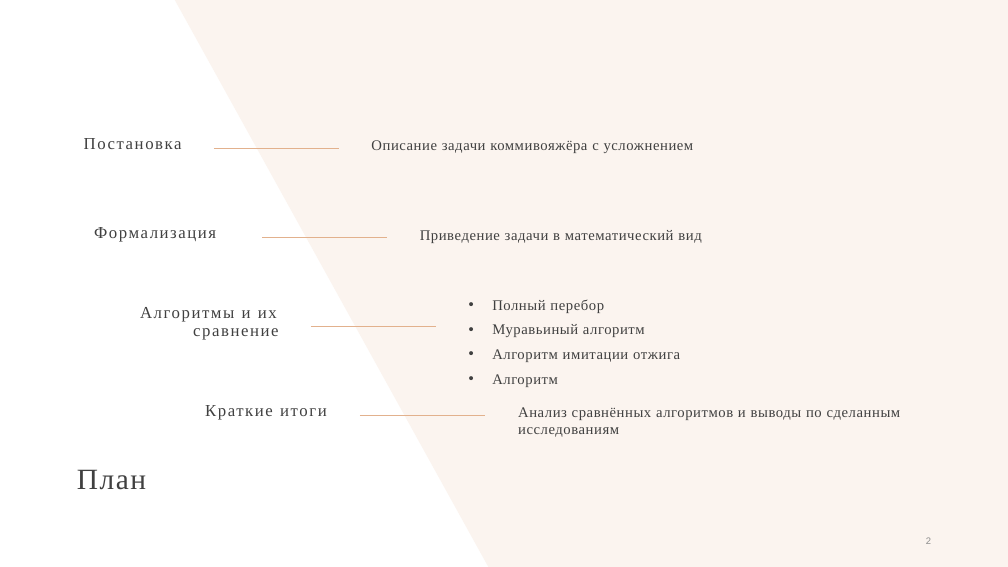
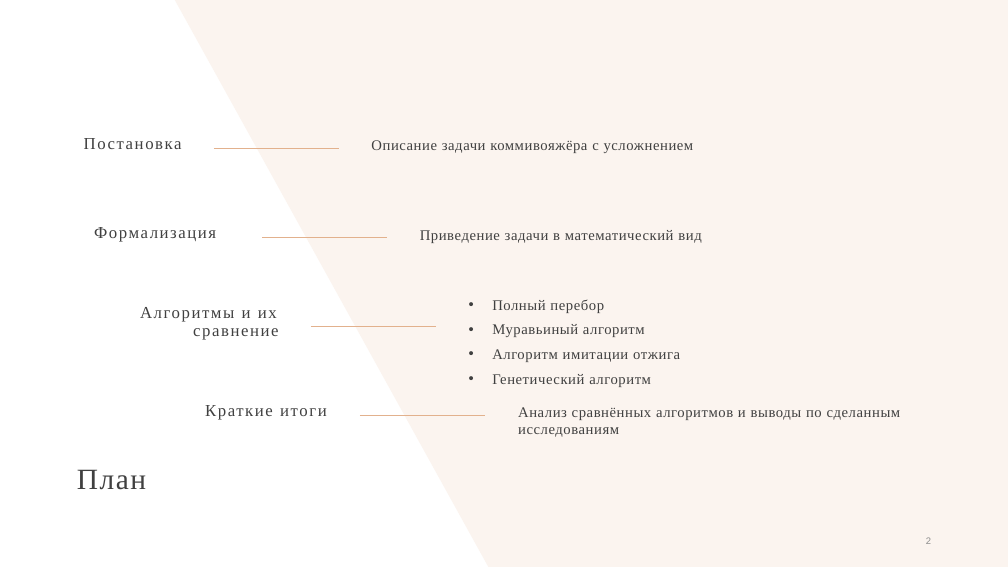
Before and after one commit to IMZolin/Opt-methods-coursework, a slide deck: slide 2 of Gvozdev_Zolin_Khlamkin.pptx. Drawn at 1008x567 pixels with LibreOffice and Linux fonts; fonts in the diff are those of the drawing. Boxes give left, top, right and bottom in pixels: in the first picture for what was removed or moved away, otherwise in the second. Text is boxed around its words. In the diff, an @@ line names an element or a change of style, - is before the commit and + after.

```diff
--- a/Gvozdev_Zolin_Khlamkin.pptx
+++ b/Gvozdev_Zolin_Khlamkin.pptx
@@ text at box(492, 374, 651, 387): text changed @@
-• Алгоритм
+• Генетический алгоритм
```
Also in this commit, not shown: 5 other slides changed, 1 slide added, 1 slide removed, 8 other files.
